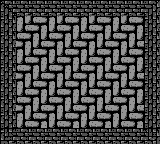
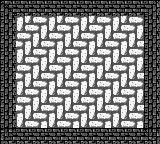
Before/after of a 160×144 layered artwork. What changed in the layer stack:
renamed "Warstwa 150" to "Warstwa 184", moved it into group "podłoga" over (112, 112, 144, 128)
renamed "Warstwa 149" to "Warstwa 183", moved it into group "podłoga" over (80, 112, 112, 128)
renamed "Warstwa 148" to "Warstwa 182", moved it into group "podłoga" over (48, 112, 80, 128)
renamed "Warstwa 147" to "Warstwa 181", moved it into group "podłoga" over (16, 112, 48, 128)
renamed "Warstwa 145" to "Warstwa 179", moved it into group "podłoga" over (96, 96, 128, 112)
renamed "Warstwa 144" to "Warstwa 178", moved it into group "podłoga" over (64, 96, 96, 112)
renamed "Warstwa 143" to "Warstwa 174", moved it into group "podłoga" over (32, 96, 64, 112)
renamed "Warstwa 142" to "Warstwa 173", moved it into group "podłoga" over (112, 80, 144, 96)
renamed "Warstwa 141" to "Warstwa 172", moved it into group "podłoga" over (80, 80, 112, 96)
renamed "Warstwa 140" to "Warstwa 171", moved it into group "podłoga" over (48, 80, 80, 96)
renamed "Warstwa 139" to "Warstwa 170", moved it into group "podłoga" over (16, 80, 48, 96)
renamed "Warstwa 137" to "Warstwa 168", moved it into group "podłoga" over (96, 64, 128, 80)
renamed "Warstwa 136" to "Warstwa 167", moved it into group "podłoga" over (64, 64, 96, 80)
renamed "Warstwa 135" to "Warstwa 166", moved it into group "podłoga" over (32, 64, 64, 80)
renamed "Warstwa 134" to "Warstwa 165", moved it into group "podłoga" over (112, 48, 144, 64)
renamed "Warstwa 133" to "Warstwa 164", moved it into group "podłoga" over (80, 48, 112, 64)
renamed "Warstwa 132" to "Warstwa 163", moved it into group "podłoga" over (48, 48, 80, 64)
renamed "Warstwa 131" to "Warstwa 162", moved it into group "podłoga" over (16, 48, 48, 64)
renamed "Warstwa 129" to "Warstwa 160", moved it into group "podłoga" over (96, 32, 128, 48)
renamed "Warstwa 128" to "Warstwa 159", moved it into group "podłoga" over (64, 32, 96, 48)
…and 42 more changes (31 added, 11 renamed, 11 stack)
